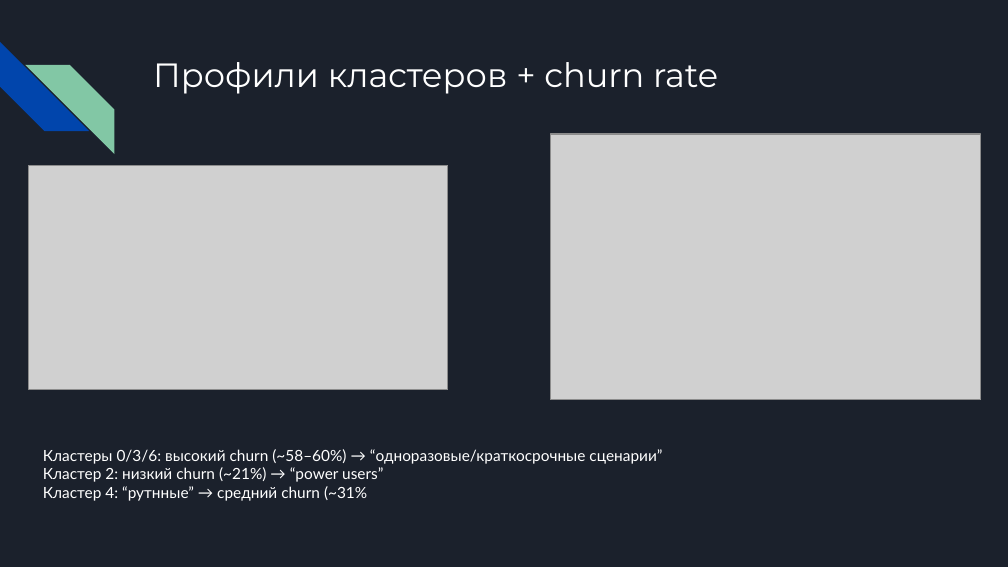
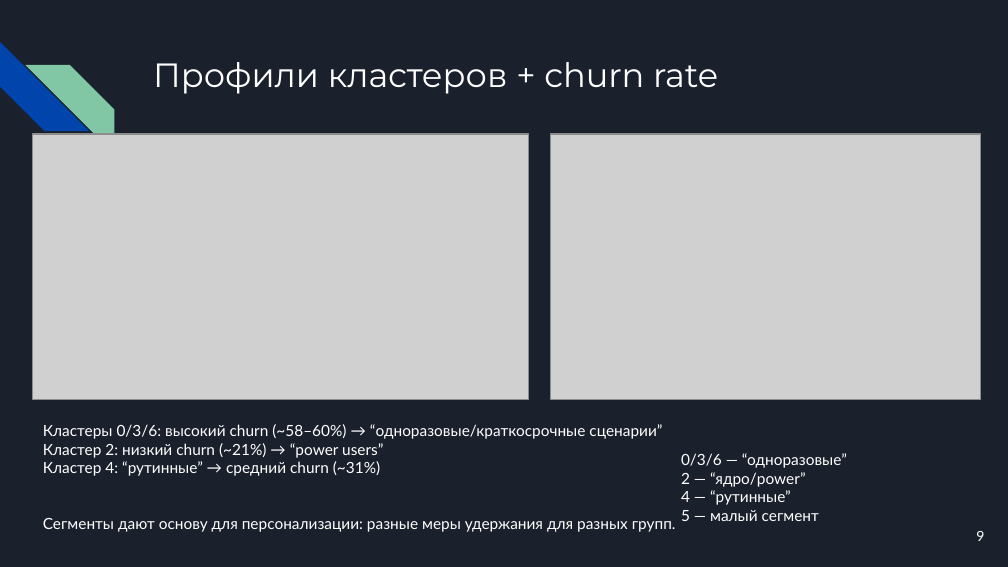
Before and after one commit to FedeVas/mobile-app-churn-analysis, a slide deck: slide 9 of presentation/Анализ проекта.pptx. Drawn at 1008x567 pixels with LibreOffice and Linux fonts; fonts in the diff are those of the drawing; grey boxes stand for pictures. Boxes give left, top, right and bottom in pixels: in the first picture for what was removed or moved away, otherwise in the second. Text is boxed around its words. In the diff, an @@ line names an element or a change of style, - is before the commit and + after.

```diff
--- a/presentation/Анализ проекта.pptx
+++ b/presentation/Анализ проекта.pptx
@@ picture: place and size @@
-picture at <box>29,165,449,390</box>
+picture at <box>32,134,528,400</box>
@@ text "Кластеры 0/3/6: высокий churn (~58–60%) ...": place and size @@
-text "Кластеры 0/3/6: высокий churn (~58–60%) ..." at <box>43,449,662,501</box>
+text "Кластеры 0/3/6: высокий churn (~58–60%) ..." at <box>43,424,676,532</box>
@@ text at <box>43,461,676,532</box>: text changed @@
-Кластер 4: “рутнные” → средний churn (~31%
+Кластер 4: “рутинные” → средний churn (~31%)
+Сегменты дают основу для персонализации: разные меры удержания для разных групп.
@@ text added at <box>681,453,847,521</box>, 11 pt, text #FFFFFF @@
+0/3/6 — “одноразовые”
+2 — “ядро/power”
+4 — “рутинные”
+5 — малый сегмент
@@ page number added at <box>976,531,984,541</box>, 10 pt, text #FFFFFF @@
+9
```
Also in this commit, not shown: 10 other slides changed, 1 slide added, 1 slide removed.
